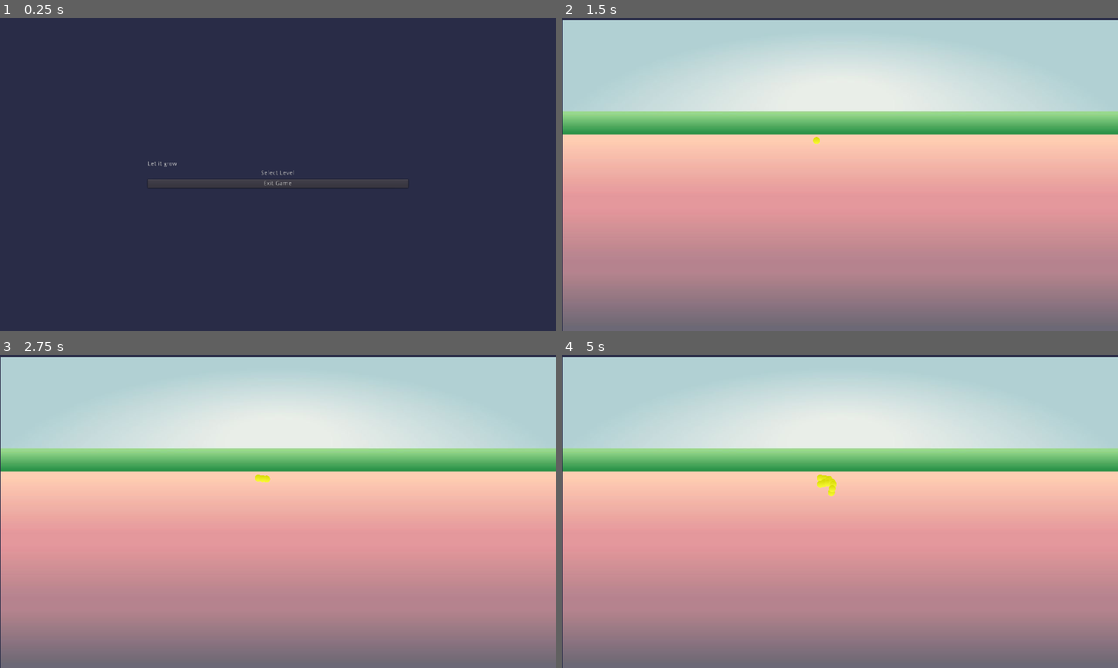
Above: before the commit, frames 1-4 (two rows, left to right).
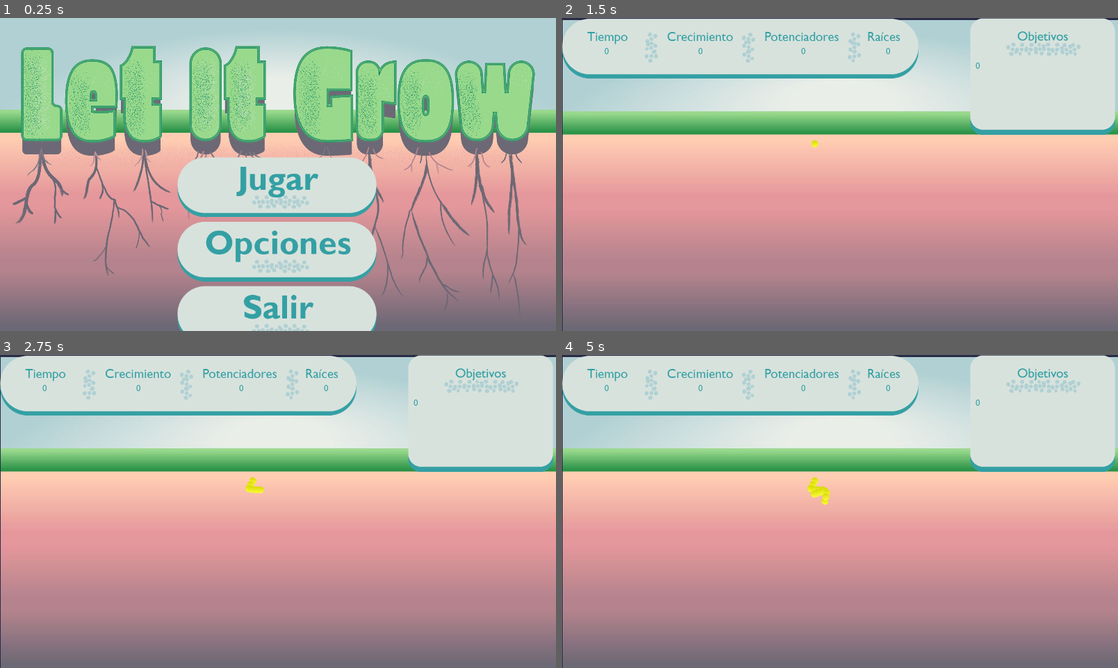
Above: after the commit, the same moments.

Repository: RootsGame/RootGame
Game: Godot game, scene res://Menu.tscn
Same seed, same stepped clock (60 frames per second), same inputs: the game is played once before the commit and once after it.
Inputs (mouse positions are in pixels of both pictures, inside the frame that each line leads up to; where the layout moved, square brackets give the same spot in the first picture):
- Up to frame 1 (0.25 s): no input
- Up to frame 2 (1.5 s): click (840, 187) [840, 174] at 0.5 s; click (806, 155) at 1.25 s, where only the run before the commit has a clickable "1"
- Up to frame 3 (2.75 s): move the mouse to (400, 495) at 2.02 s; press the mouse at (400, 495) at 2.03 s
- Up to frame 4 (5 s): move the mouse to (728, 527) at 2.77 s; release the mouse at (728, 527) at 2.78 s; click (728, 527) at 2.85 s; tap Enter at 3.5 s; move the mouse to (895, 442) at 3.52 s; press the mouse at (895, 442) at 3.53 s; tap Space at 4.25 s; move the mouse to (812, 574) at 4.27 s; release the mouse at (812, 574) at 4.28 s; click (812, 574) at 4.35 s

The runs differ from the first frame. In frame 1, 100% of the frame differs, in the area x 0-100%, y 0-100%; in frame 2, 16%; in frame 3, 16%; in frame 4, 16%.

Commit message:
menu modifications

Diff:
--- /dev/null
+++ b/HUD.gd
@@ -0,0 +1,23 @@
+extends CanvasLayer
+
+
+var growth = 0
+var roots = 0
+var powerups = 0
+var time = 0
+var goals = 0
+
+
+
+# Called when the node enters the scene tree for the first time.
+func _ready():
+	$TextureRect/RemainingTime.text = String(time)
+	$TextureRect/ActiveRoots.text = String(roots)
+	$TextureRect/GrowingCm.text = String(growth)
+	$TextureRect/PowerUpsCollected.text = String(powerups)
+	$TextureRect2/Label.text = String(goals)
+
+
+# Called every frame. 'delta' is the elapsed time since the previous frame.
+#func _process(delta):
+#	pass
--- /dev/null
+++ b/HUD.tscn
@@ -0,0 +1,84 @@
+[gd_scene load_steps=10 format=2]
+
+[ext_resource path="res://Assests/images/menusuperiorizsintext.png" type="Texture" id=1]
+[ext_resource path="res://Assests/images/menusuperiordersintext (1).png" type="Texture" id=2]
+[ext_resource path="res://HUD.gd" type="Script" id=3]
+[ext_resource path="res://Assests/Fonts/2885-font.ttf" type="DynamicFontData" id=4]
+
+[sub_resource type="DynamicFont" id=1]
+size = 22
+font_data = ExtResource( 4 )
+
+[sub_resource type="DynamicFont" id=2]
+size = 22
+font_data = ExtResource( 4 )
+
+[sub_resource type="DynamicFont" id=3]
+size = 22
+font_data = ExtResource( 4 )
+
+[sub_resource type="DynamicFont" id=4]
+size = 22
+font_data = ExtResource( 4 )
+
+[sub_resource type="DynamicFont" id=5]
+size = 22
+font_data = ExtResource( 4 )
+
+[node name="HUD" type="CanvasLayer"]
+script = ExtResource( 3 )
+
+[node name="TextureRect2" type="TextureRect" parent="."]
+margin_left = 936.0
+margin_right = 1278.0
+margin_bottom = 270.0
+texture = ExtResource( 2 )
+
+[node name="Label" type="Label" parent="TextureRect2"]
+margin_left = 16.0
+margin_top = 96.0
+margin_right = 330.0
+margin_bottom = 236.0
+custom_colors/font_color = Color( 0.203922, 0.627451, 0.643137, 1 )
+custom_fonts/font = SubResource( 1 )
+
+[node name="TextureRect" type="TextureRect" parent="."]
+margin_right = 821.0
+margin_bottom = 141.0
+texture = ExtResource( 1 )
+
+[node name="RemainingTime" type="Label" parent="TextureRect"]
+margin_left = 32.0
+margin_top = 62.0
+margin_right = 176.0
+margin_bottom = 110.0
+custom_colors/font_color = Color( 0.203922, 0.627451, 0.643137, 1 )
+custom_fonts/font = SubResource( 2 )
+align = 1
+
+[node name="GrowingCm" type="Label" parent="TextureRect"]
+margin_left = 244.0
+margin_top = 62.0
+margin_right = 396.0
+margin_bottom = 110.0
+custom_colors/font_color = Color( 0.203922, 0.627451, 0.643137, 1 )
+custom_fonts/font = SubResource( 3 )
+align = 1
+
+[node name="PowerUpsCollected" type="Label" parent="TextureRect"]
+margin_left = 466.0
+margin_top = 62.0
+margin_right = 646.0
+margin_bottom = 110.0
+custom_colors/font_color = Color( 0.203922, 0.627451, 0.643137, 1 )
+custom_fonts/font = SubResource( 4 )
+align = 1
+
+[node name="ActiveRoots" type="Label" parent="TextureRect"]
+margin_left = 704.0
+margin_top = 62.0
+margin_right = 800.0
+margin_bottom = 110.0
+custom_colors/font_color = Color( 0.203922, 0.627451, 0.643137, 1 )
+custom_fonts/font = SubResource( 5 )
+align = 1
--- a/LevelSelector.tscn
+++ /dev/null
@@ -1,78 +0,0 @@
-[gd_scene load_steps=2 format=2]
-
-[ext_resource path="res://LevelSelector/LevelSelector.gd" type="Script" id=1]
-
-[node name="Control" type="Control"]
-anchor_right = 1.0
-anchor_bottom = 1.0
-script = ExtResource( 1 )
-
-[node name="HBoxContainer" type="HBoxContainer" parent="."]
-anchor_left = 0.5
-anchor_top = 0.5
-anchor_right = 0.5
-anchor_bottom = 0.5
-margin_left = -471.0
-margin_top = -100.0
-margin_right = 518.0
-margin_bottom = 10.0
-size_flags_horizontal = 3
-size_flags_vertical = 3
-alignment = 1
-
-[node name="Level1" type="Button" parent="HBoxContainer"]
-margin_left = 389.0
-margin_right = 409.0
-margin_bottom = 110.0
-text = "1"
-
-[node name="Level2" type="Button" parent="HBoxContainer"]
-margin_left = 413.0
-margin_right = 433.0
-margin_bottom = 110.0
-text = "2"
-
-[node name="Level3" type="Button" parent="HBoxContainer"]
-margin_left = 437.0
-margin_right = 457.0
-margin_bottom = 110.0
-text = "3"
-
-[node name="Level4" type="Button" parent="HBoxContainer"]
-margin_left = 461.0
-margin_right = 481.0
-margin_bottom = 110.0
-text = "4"
-
-[node name="Level5" type="Button" parent="HBoxContainer"]
-margin_left = 485.0
-margin_right = 505.0
-margin_bottom = 110.0
-text = "5"
-
-[node name="Level6" type="Button" parent="HBoxContainer"]
-margin_left = 509.0
-margin_right = 529.0
-margin_bottom = 110.0
-text = "6"
-
-[node name="Level7" type="Button" parent="HBoxContainer"]
-margin_left = 533.0
-margin_right = 553.0
-margin_bottom = 110.0
-text = "7"
-
-[node name="BackToMenu" type="Button" parent="HBoxContainer"]
-margin_left = 557.0
-margin_right = 599.0
-margin_bottom = 110.0
-text = "Back"
-
-[connection signal="pressed" from="HBoxContainer/Level1" to="." method="_on_Level1_pressed"]
-[connection signal="pressed" from="HBoxContainer/Level2" to="." method="_on_Level2_pressed"]
-[connection signal="pressed" from="HBoxContainer/Level3" to="." method="_on_Level3_pressed"]
-[connection signal="pressed" from="HBoxContainer/Level4" to="." method="_on_Level4_pressed"]
-[connection signal="pressed" from="HBoxContainer/Level5" to="." method="_on_Level5_pressed"]
-[connection signal="pressed" from="HBoxContainer/Level6" to="." method="_on_Level6_pressed"]
-[connection signal="pressed" from="HBoxContainer/Level7" to="." method="_on_Level7_pressed"]
-[connection signal="pressed" from="HBoxContainer/BackToMenu" to="." method="_on_BackToMenu_pressed"]
--- a/Menu.tscn
+++ b/Menu.tscn
@@ -1,43 +1,62 @@
-[gd_scene load_steps=2 format=2]
+[gd_scene load_steps=6 format=2]
 
 [ext_resource path="res://Menu/Menu.gd" type="Script" id=1]
+[ext_resource path="res://Assests/images/fondopantallainicio.png" type="Texture" id=2]
+[ext_resource path="res://Assests/images/bntjugar.png" type="Texture" id=3]
+[ext_resource path="res://Assests/images/bntopciones.png" type="Texture" id=4]
+[ext_resource path="res://Assests/images/bntosalir.png" type="Texture" id=5]
 
 [node name="Menu" type="Control"]
 margin_right = 1280.0
 margin_bottom = 720.0
 script = ExtResource( 1 )
 
-[node name="VBoxContainer3" type="VBoxContainer" parent="."]
-anchor_left = 0.5
-anchor_top = 0.5
-anchor_right = 0.5
-anchor_bottom = 0.5
-margin_left = -300.0
-margin_top = -43.0
-margin_right = 300.0
-margin_bottom = 43.0
+[node name="TextureRect" type="TextureRect" parent="."]
+anchor_right = 1.0
+anchor_bottom = 1.0
+texture = ExtResource( 2 )
+expand = true
+
+[node name="VBoxContainer3" type="VBoxContainer" parent="TextureRect"]
+anchor_left = 0.266
+anchor_top = 0.44
+anchor_right = 0.738
+anchor_bottom = 0.958
+margin_left = -0.480011
+margin_top = 0.199982
+margin_right = -7.64001
+margin_bottom = 67.2399
 size_flags_horizontal = 3
 size_flags_vertical = 3
 alignment = 1
 
-[node name="Label" type="Label" parent="VBoxContainer3"]
-margin_top = 12.0
-margin_right = 600.0
-margin_bottom = 26.0
-text = "Let it grow"
+[node name="SelectLevelButton" type="Button" parent="TextureRect/VBoxContainer3"]
+margin_right = 597.0
+margin_bottom = 144.0
+rect_clip_content = true
+size_flags_vertical = 0
+icon = ExtResource( 3 )
+flat = true
+icon_align = 1
 
-[node name="SelectLevelButton" type="Button" parent="VBoxContainer3"]
-margin_top = 30.0
-margin_right = 600.0
-margin_bottom = 50.0
-text = "Select Level"
+[node name="Options" type="Button" parent="TextureRect/VBoxContainer3"]
+margin_top = 148.0
+margin_right = 597.0
+margin_bottom = 292.0
+rect_clip_content = true
+icon = ExtResource( 4 )
 flat = true
+icon_align = 1
 
-[node name="ExitButton" type="Button" parent="VBoxContainer3"]
-margin_top = 54.0
-margin_right = 600.0
-margin_bottom = 74.0
-text = "Exit Game"
+[node name="ExitButton" type="Button" parent="TextureRect/VBoxContainer3"]
+margin_top = 296.0
+margin_right = 597.0
+margin_bottom = 440.0
+rect_clip_content = true
+icon = ExtResource( 5 )
+flat = true
+icon_align = 1
 
-[connection signal="pressed" from="VBoxContainer3/SelectLevelButton" to="." method="_on_SelectLevelButton_pressed"]
-[connection signal="pressed" from="VBoxContainer3/ExitButton" to="." method="_on_ExitButton_pressed"]
+[connection signal="pressed" from="TextureRect/VBoxContainer3/SelectLevelButton" to="." method="_on_SelectLevelButton_pressed"]
+[connection signal="pressed" from="TextureRect/VBoxContainer3/Options" to="." method="_on_Options_pressed"]
+[connection signal="pressed" from="TextureRect/VBoxContainer3/ExitButton" to="." method="_on_ExitButton_pressed"]
--- a/Menu/Menu.gd
+++ b/Menu/Menu.gd
@@ -18,12 +18,11 @@
 
 
 func _on_SelectLevelButton_pressed():
-	get_tree().change_scene("res://LevelSelector.tscn")
+	get_tree().change_scene("res://level.tscn")
 
 
 func _on_ExitButton_pressed():
 	get_tree().quit()
 
-
-func _on_OptionsButton_pressed():
-	pass # Replace with function body.
+func _on_Options_pressed():
+	get_tree().change_scene("res://OptionsMenu.tscn")
--- /dev/null
+++ b/OptionsMenu.gd
@@ -0,0 +1,8 @@
+extends Control
+
+# Called when the node enters the scene tree for the first time.
+func _ready():
+	pass # Replace with function body.
+
+func _on_Button_pressed():
+	get_tree().change_scene("res://Menu.tscn")
--- /dev/null
+++ b/OptionsMenu.tscn
@@ -0,0 +1,27 @@
+[gd_scene load_steps=4 format=2]
+
+[ext_resource path="res://OptionsMenu.gd" type="Script" id=1]
+[ext_resource path="res://Assests/images/bntmenu.png" type="Texture" id=2]
+[ext_resource path="res://Assests/images/fondoopciones.jpg" type="Texture" id=3]
+
+[node name="OptionsMenu" type="Control"]
+anchor_right = 1.0
+anchor_bottom = 1.0
+script = ExtResource( 1 )
+
+[node name="TextureRect" type="TextureRect" parent="."]
+anchor_right = 1.0
+anchor_bottom = 1.0
+texture = ExtResource( 3 )
+expand = true
+
+[node name="Button" type="Button" parent="TextureRect"]
+margin_left = 20.0
+margin_top = 620.0
+margin_right = 237.0
+margin_bottom = 714.0
+icon = ExtResource( 2 )
+flat = true
+expand_icon = true
+
+[connection signal="pressed" from="TextureRect/Button" to="." method="_on_Button_pressed"]
--- /dev/null
+++ b/ball.tscn
@@ -0,0 +1,8 @@
+[gd_scene load_steps=2 format=2]
+
+[ext_resource path="res://bowling_ball.png" type="Texture" id=1]
+
+[node name="Node2D" type="Node2D"]
+
+[node name="Sprite" type="Sprite" parent="."]
+texture = ExtResource( 1 )
--- a/level.tscn
+++ b/level.tscn
@@ -1,8 +1,9 @@
-[gd_scene load_steps=5 format=2]
+[gd_scene load_steps=6 format=2]
 
 [ext_resource path="res://Assests/images/fondotierradegradado.jpg" type="Texture" id=1]
 [ext_resource path="res://Assests/images/yellowRoot.png" type="Texture" id=2]
 [ext_resource path="res://Level/navigation.gd" type="Script" id=3]
+[ext_resource path="res://HUD.tscn" type="PackedScene" id=4]
 
 [sub_resource type="NavigationPolygon" id=1]
 vertices = PoolVector2Array( 1278, 262, 1278, 722, 0, 723, 2, 261 )
@@ -34,3 +35,5 @@
 position = Vector2( 585, 278 )
 scale = Vector2( 0.5, 0.5 )
 texture = ExtResource( 2 )
+
+[node name="HUD" parent="." instance=ExtResource( 4 )]
Binary file added: Assests/Fonts/2885-font.ttf
Binary file added: Assests/images/bntjugar.png
Not shown, added: Assests/images/bntjugar.png.import
Binary file added: Assests/images/bntmenu.png
Not shown, added: Assests/images/bntmenu.png.import
Binary file added: Assests/images/bntopciones.png
Not shown, added: Assests/images/bntopciones.png.import
Binary file added: Assests/images/bntosalir.png
Not shown, added: Assests/images/bntosalir.png.import
Binary file added: Assests/images/fondoopciones.jpg
Not shown, added: Assests/images/fondoopciones.jpg.import
Binary file added: Assests/images/fondopantallainicio.png
(and 7 more such lines)
